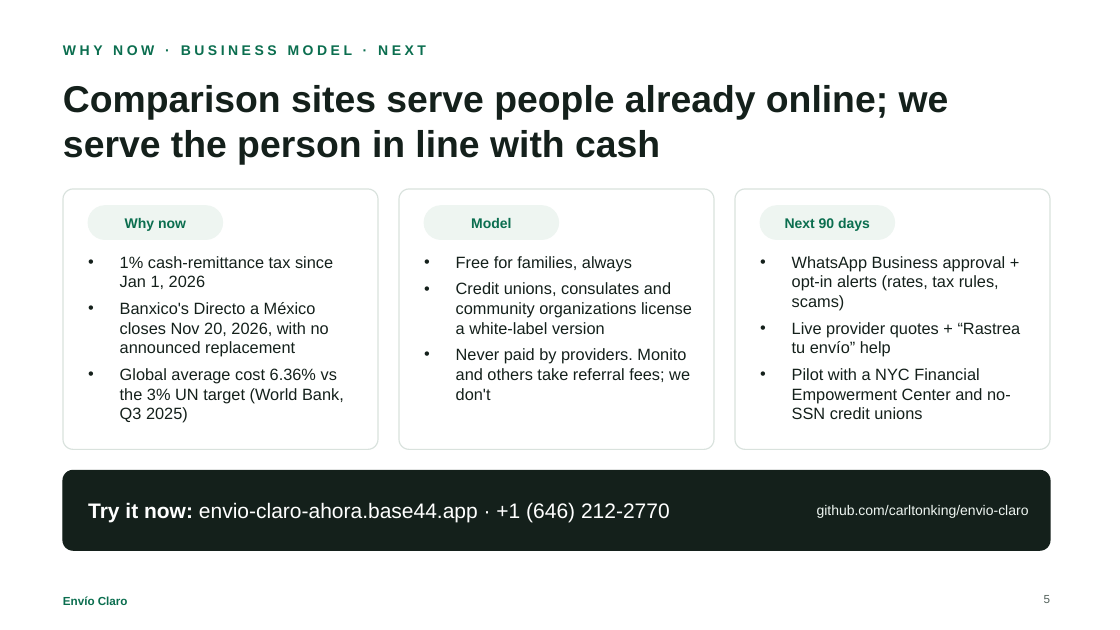
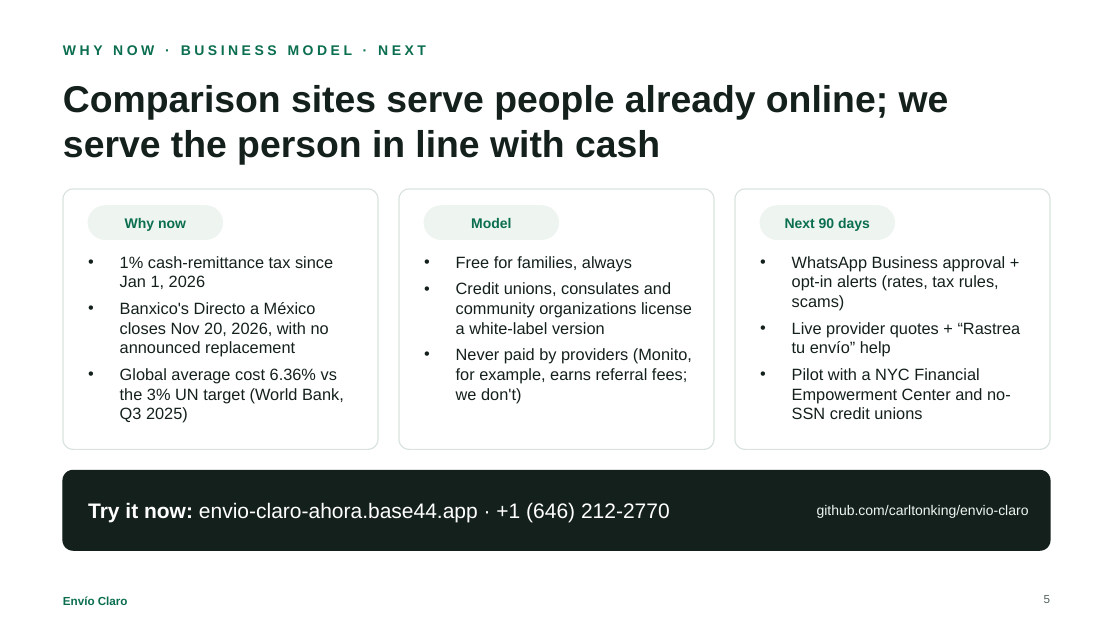
Before and after one commit to carltonking/envio-claro, a slide deck: slide 5 of docs/Envio-Claro-Deck.pptx. Drawn at 1120x630 pixels with LibreOffice and Linux fonts; fonts in the diff are those of the drawing. Boxes give left, top, right and bottom in pixels: in the first picture for what was removed or moved away, otherwise in the second. Text is boxed around its words. In the diff, an @@ line names an element or a change of style, - is before the commit and + after.

```diff
--- a/docs/Envio-Claro-Deck.pptx
+++ b/docs/Envio-Claro-Deck.pptx
@@ text at [456,348,692,403]: text changed @@
-• Never paid by providers. Monito and others take referral fees; we don't
+• Never paid by providers (Monito, for example, earns referral fees; we don't)
```
Also in this commit, not shown: 1 other slide changed, 4 other files.
